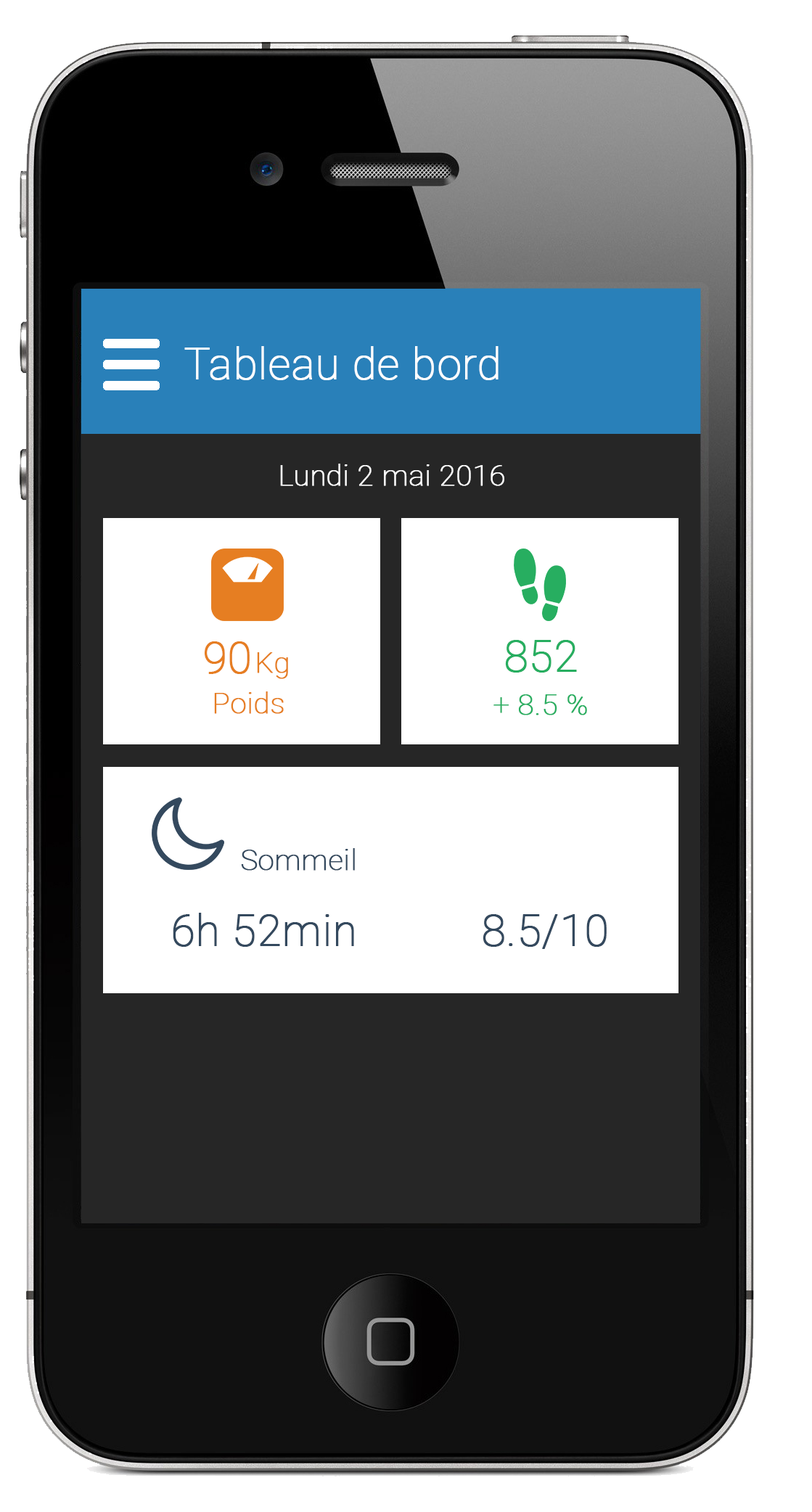
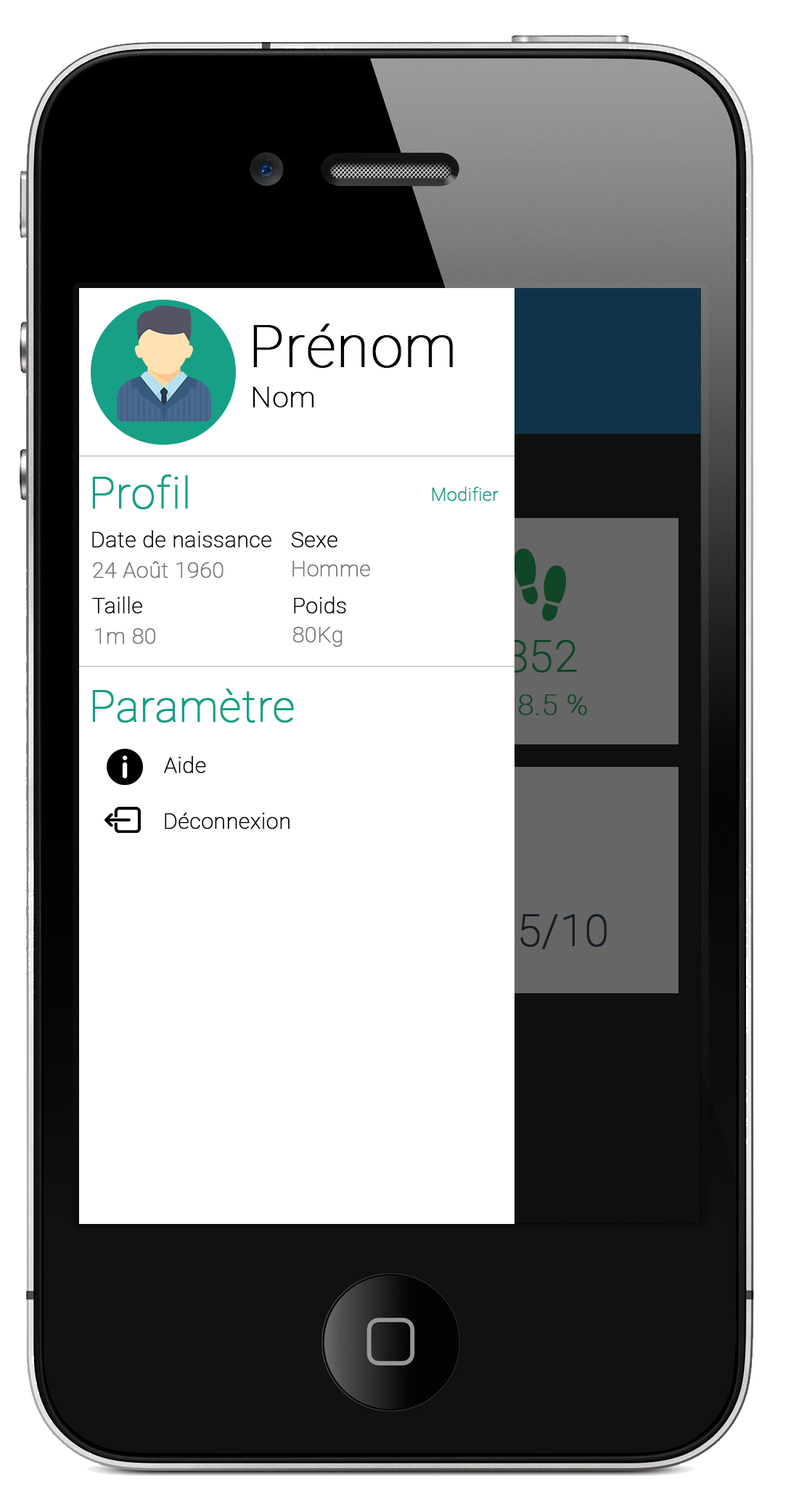
Before/after of a 812x1512 layered artwork. What changed in the layer stack:
added layer "Date de naissance" above "Modifier" over <box>92,530,272,548</box>
added layer "Paramètre" above "Profil" over <box>92,688,294,723</box>
added layer "Profil" above "Prénom" over <box>92,474,188,510</box>
added layer "Prénom" above "businessman" over <box>253,323,453,368</box>
added layer "businessman" above "Ellipse 1" over <box>116,305,212,422</box>
added layer "Ellipse 1" above "Rectangle 4" over <box>90,299,236,445</box>
added layer "Rectangle 4" above "Rectangle 3" over <box>79,288,515,1225</box>
added layer "Rectangle 3" (60%) above "Black" over <box>80,288,701,1225</box>
added group "Black" with 20 layers over <box>79,288,701,1225</box>
moved "Lundi 2 mai 2016" into group "Black" over <box>280,463,505,487</box>
moved "Calque 1" into group "Black" over <box>79,288,701,1225</box>
moved "icon" into group "Black" over <box>211,548,284,622</box>
moved "Forma 1" into group "Black" over <box>103,338,160,391</box>
moved "Tableau de bord" into group "Black" over <box>184,346,499,381</box>
moved "Rectangle 1" into group "Black" over <box>80,288,701,434</box>
moved "Sommeil copie" into group "Black" over <box>240,848,355,871</box>
moved "8.5/10" into group "Black" over <box>482,914,607,950</box>
moved "6h 52min copie" into group "Black" over <box>172,912,355,947</box>
moved "night copie" into group "Black" over <box>151,797,225,870</box>
moved "Rectangle 2 copie 2" into group "Black" over <box>104,766,679,994</box>
moved "footsteps-silhouette-variant" into group "Black" over <box>513,548,566,622</box>
moved "Rectangle 2 copie" into group "Black" over <box>401,518,679,745</box>
moved "Rectangle 2" into group "Black" over <box>103,530,381,723</box>
moved "Calque 2" into group "Black" over <box>80,288,701,1225</box>
…and 20 more changes (15 added, 5 stack)
